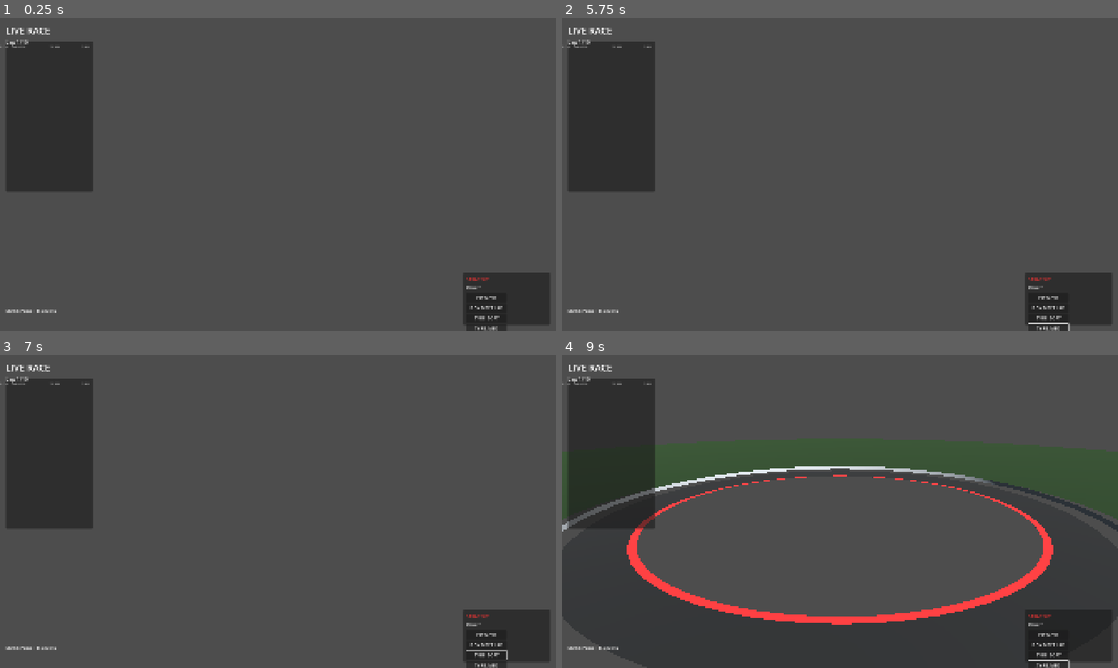
Above: before the commit, frames 1-4 (two rows, left to right).
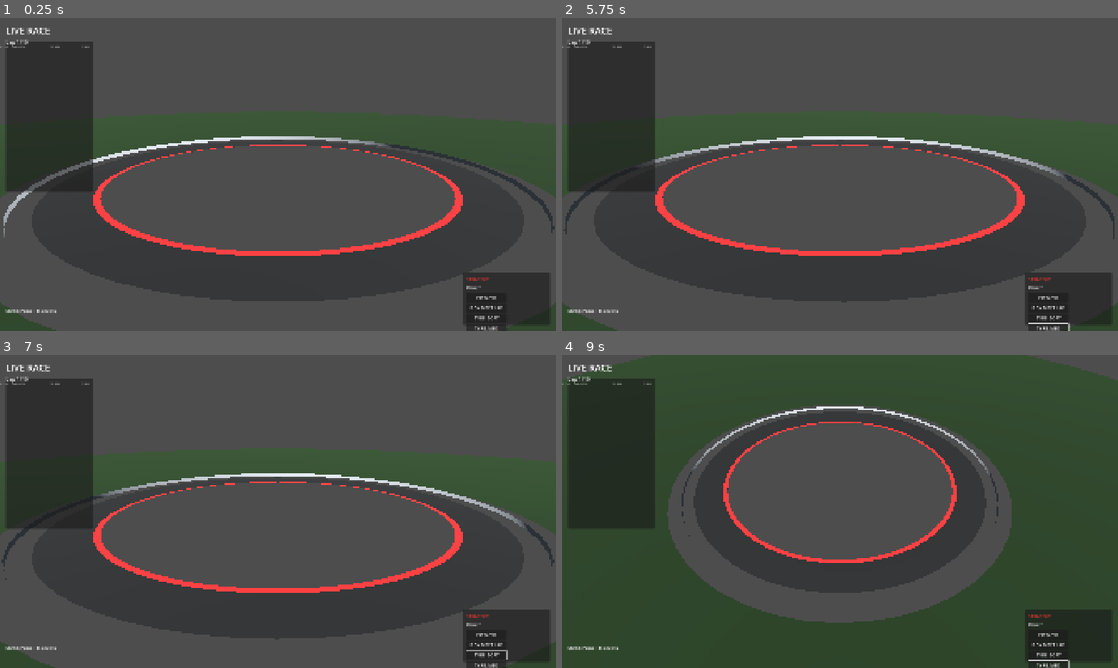
Above: after the commit, the same moments.

Repository: Jabbanee/pitwall-dynasty
Game: Godot game, scene res://scenes/race/race_broadcast.tscn
Same seed, same stepped clock (60 frames per second), same inputs: the game is played once before the commit and once after it. This scene is started directly instead of the project's main scene.
Inputs (mouse positions are in pixels of both pictures, inside the frame that each line leads up to):
- Up to frame 1 (0.25 s): no input
- Up to frame 2 (5.75 s): click "BOX NEXT LAP" at 0.5 s; click "BOX NEXT LAP" at 1.25 s; click "PIT NOW" at 2 s; click "TYRE: SOFT" at 2.75 s; click "TYRE: MED" at 3.5 s; move the mouse to (962, 158) at 4.27 s; hold Up (ui_up) 4.28-5.03 s; hold C (camera_next) 4.28-5.03 s; tap V (camera_previous) at 4.55, 5.1 s; move the mouse to (728, 190) at 5.02 s; hold Down (ui_down) from 5.03 s (still down); tap C (camera_next) at 5.3 s
- Up to frame 3 (7 s): move the mouse to (333, 442) at 5.77 s; release Down (ui_down) at 5.78 s; hold C (camera_next) 5.78-6.53 s; hold Up (ui_up) from 5.78 s (still down); tap V (camera_previous) at 6.05, 6.6 s; move the mouse to (250, 574) at 6.52 s; tap C (camera_next) at 6.8 s
- Up to frame 4 (9 s): move the mouse to (1006, 558) at 7.27 s; release Up (ui_up) at 7.28 s; hold C (camera_next) 7.28-8.03 s; hold Down (ui_down) from 7.28 s (still down); tap V (camera_previous) at 7.55, 8.1 s; tap Space (pause) at 7.9 s; move the mouse to (673, 464) at 8.02 s; tap C (camera_next) at 8.3 s; move the mouse to (867, 511) at 8.77 s; hold C (camera_next) from 8.78 s (still down)

The runs differ from the first frame. In frame 1, 4.6% of the frame differs, in the area x 0-100%, y 37-100%; in frame 2, 4.2%; in frame 3, 4.1%; in frame 4, 32%, in the area x 0-100%, y 0-100%.
Error before the commit: Invalid assignment of property or key 'tube_segments' with value of type 'int' on a base object of type 'TorusMesh'. (res://scripts/race/race_broadcast.gd:298)
Error after the commit: Invalid assignment of property or key 'tube_segments' with value of type 'int' on a base object of type 'TorusMesh'. (res://scripts/race/race_broadcast.gd:323)

Commit message:
feat(godot-camera): add broadcast cameras and TV Director

Diff:
--- /dev/null
+++ b/godot/scripts/race/broadcast_director.gd
@@ -0,0 +1,121 @@
+class_name BroadcastDirector
+extends Node
+
+# TV Director for Pitwall Dynasty
+# Local presentation logic - selects cameras based on race events
+# Does NOT affect race simulation
+
+var CameraSystem = preload("res://scripts/race/camera_system.gd")
+
+enum EventType {
+	START,
+	LIGHTS_OUT,
+	OVERTAKE_ATTEMPT,
+	BATTLE,
+	POSITION_CHANGE,
+	PIT_ENTRY,
+	PIT_STOP,
+	PIT_EXIT,
+	INCIDENT,
+	TEAM_ORDER,
+	DRIVER_REFUSAL,
+	FASTEST_LAP,
+	LEAD_CHANGE,
+	FINAL_LAP,
+	FINISH
+}
+
+enum Priority {
+	LOW,
+	NORMAL,
+	HIGH,
+	CRITICAL
+}
+
+signal event_occurred(event_type: int, priority: int)
+signal camera_suggested(camera_type: int)
+
+var _camera_system: Node3D = null
+var _event_queue: Array = []
+var _current_priority: int = Priority.NORMAL
+var _time_in_current_camera: float = 0.0
+var _min_hold_time: float = 3.0
+
+# Priority mapping for events
+var _event_priorities: Dictionary = {
+	EventType.START: Priority.CRITICAL,
+	EventType.LIGHTS_OUT: Priority.CRITICAL,
+	EventType.FINISH: Priority.CRITICAL,
+	EventType.INCIDENT: Priority.CRITICAL,
+	EventType.LEAD_CHANGE: Priority.HIGH,
+	EventType.OVERTAKE_ATTEMPT: Priority.HIGH,
+	EventType.BATTLE: Priority.HIGH,
+	EventType.FINAL_LAP: Priority.HIGH,
+	EventType.PIT_STOP: Priority.NORMAL,
+	EventType.PIT_ENTRY: Priority.NORMAL,
+	EventType.PIT_EXIT: Priority.NORMAL,
+	EventType.POSITION_CHANGE: Priority.NORMAL,
+	EventType.FASTEST_LAP: Priority.LOW,
+	EventType.TEAM_ORDER: Priority.LOW,
+	EventType.DRIVER_REFUSAL: Priority.LOW
+}
+
+# Camera suggestions for events
+var _event_cameras: Dictionary = {
+	EventType.START: CameraSystem.CameraType.START_FINISH,
+	EventType.LIGHTS_OUT: CameraSystem.CameraType.START_FINISH,
+	EventType.FINISH: CameraSystem.CameraType.START_FINISH,
+	EventType.INCIDENT: CameraSystem.CameraType.HELICOPTER,
+	EventType.LEAD_CHANGE: CameraSystem.CameraType.STRAIGHT_TELEPHOTO,
+	EventType.OVERTAKE_ATTEMPT: CameraSystem.CameraType.BRAKING_LONG_LENS,
+	EventType.BATTLE: CameraSystem.CameraType.BATTLE,
+	EventType.FINAL_LAP: CameraSystem.CameraType.HELICOPTER,
+	EventType.PIT_STOP: CameraSystem.CameraType.PIT_ENTRY,
+	EventType.PIT_ENTRY: CameraSystem.CameraType.PIT_ENTRY,
+	EventType.PIT_EXIT: CameraSystem.CameraType.PIT_EXIT,
+	EventType.POSITION_CHANGE: CameraSystem.CameraType.TRACKSIDE,
+	EventType.FASTEST_LAP: CameraSystem.CameraType.APEX_LOW,
+	EventType.TEAM_ORDER: CameraSystem.CameraType.ONBOARD,
+	EventType.DRIVER_REFUSAL: CameraSystem.CameraType.ONBOARD
+}
+
+func setup(camera_system: Node3D) -> void:
+	_camera_system = camera_system
+
+func process_event(event_type: int) -> void:
+	var priority: int = _event_priorities.get(event_type, Priority.NORMAL)
+
+	# Only process if priority is high enough
+	if priority >= _current_priority or priority == Priority.CRITICAL:
+		_event_queue.append({
+			"type": event_type,
+			"priority": priority,
+			"time": Time.get_ticks_msec()
+		})
+		event_occurred.emit(event_type, priority)
+
+		# Suggest camera for this event
+		var suggested_camera: int = _event_cameras.get(event_type, CameraSystem.CameraType.TRACKSIDE)
+		camera_suggested.emit(suggested_camera)
+
+		if _camera_system and priority == Priority.CRITICAL:
+			_camera_system.set_camera_type(suggested_camera)
+			_current_priority = priority
+
+func update(delta: float) -> void:
+	_time_in_current_camera += delta
+
+	# Process queued events
+	if _event_queue.size() > 0:
+		var event = _event_queue.pop_front()
+		# Event already processed in process_event
+
+	# Reset priority after hold time
+	if _time_in_current_camera > _min_hold_time and _current_priority != Priority.NORMAL:
+		_current_priority = Priority.NORMAL
+
+func set_min_hold_time(seconds: float) -> void:
+	_min_hold_time = seconds
+
+func clear_queue() -> void:
+	_event_queue.clear()
--- /dev/null
+++ b/godot/scripts/race/camera_system.gd
@@ -0,0 +1,233 @@
+class_name CameraSystem
+extends Node3D
+
+# Broadcast camera system for Pitwall Dynasty
+# Implements explicit camera archetypes for race broadcast
+
+enum CameraType {
+	TRACKSIDE,
+	BRAKING_LONG_LENS,
+	APEX_LOW,
+	CORNER_EXIT_PAN,
+	STRAIGHT_TELEPHOTO,
+	CREST,
+	PIT_ENTRY,
+	PIT_EXIT,
+	START_FINISH,
+	HELICOPTER,
+	ONBOARD,
+	BATTLE
+}
+
+# FOV values for each camera type
+const CAMERA_FOVS: Dictionary = {
+	CameraType.TRACKSIDE: 50.0,
+	CameraType.BRAKING_LONG_LENS: 30.0,
+	CameraType.APEX_LOW: 42.0,
+	CameraType.CORNER_EXIT_PAN: 40.0,
+	CameraType.STRAIGHT_TELEPHOTO: 28.0,
+	CameraType.CREST: 40.0,
+	CameraType.PIT_ENTRY: 46.0,
+	CameraType.PIT_EXIT: 46.0,
+	CameraType.START_FINISH: 42.0,
+	CameraType.HELICOPTER: 52.0,
+	CameraType.ONBOARD: 74.0,
+	CameraType.BATTLE: 46.0
+}
+
+# Hold times for each camera type (seconds)
+const CAMERA_HOLD_TIMES: Dictionary = {
+	CameraType.TRACKSIDE: 6.0,
+	CameraType.BRAKING_LONG_LENS: 4.0,
+	CameraType.APEX_LOW: 3.0,
+	CameraType.CORNER_EXIT_PAN: 4.0,
+	CameraType.STRAIGHT_TELEPHOTO: 5.0,
+	CameraType.CREST: 4.0,
+	CameraType.PIT_ENTRY: 3.0,
+	CameraType.PIT_EXIT: 3.0,
+	CameraType.START_FINISH: 5.0,
+	CameraType.HELICOPTER: 8.0,
+	CameraType.ONBOARD: 5.0,
+	CameraType.BATTLE: 6.0
+}
+
+signal camera_changed(new_type: CameraType)
+
+var current_type: int = CameraType.TRACKSIDE
+var _time: float = 0.0
+var _hold_timer: float = 0.0
+var _track_center: Vector3 = Vector3.ZERO
+var _track_radius: float = 50.0
+var _target_car: Node3D = null
+var _cars: Array = []
+
+func setup(track_center: Vector3, track_radius: float, cars: Array = []) -> void:
+	_track_center = track_center
+	_track_radius = track_radius
+	_cars = cars
+
+func set_camera_type(type: int) -> void:
+	if type == current_type:
+		return
+	current_type = type
+	_hold_timer = 0.0
+	camera_changed.emit(type)
+
+func next_camera() -> void:
+	var next_type = (current_type + 1) % CameraType.size()
+	set_camera_type(next_type)
+
+func previous_camera() -> void:
+	var prev_type = (current_type - 1 + CameraType.size()) % CameraType.size()
+	set_camera_type(prev_type)
+
+func set_target_car(car: Node3D) -> void:
+	_target_car = car
+
+func _process(delta: float) -> void:
+	_time += delta
+	_hold_timer += delta
+	_update_camera_position()
+
+func _update_camera_position() -> void:
+	var camera := _find_camera()
+	if not camera:
+		return
+
+	match current_type:
+		CameraType.TRACKSIDE:
+			_update_trackside(camera)
+		CameraType.HELICOPTER:
+			_update_helicopter(camera)
+		CameraType.ONBOARD:
+			_update_onboard(camera)
+		CameraType.BRAKING_LONG_LENS:
+			_update_braking_long_lens(camera)
+		CameraType.APEX_LOW:
+			_update_apex_low(camera)
+		CameraType.STRAIGHT_TELEPHOTO:
+			_update_straight_telephoto(camera)
+		CameraType.CORNER_EXIT_PAN:
+			_update_corner_exit_pan(camera)
+		CameraType.BATTLE:
+			_update_battle(camera)
+		_:
+			_update_trackside(camera)
+
+func _find_camera() -> Camera3D:
+	var root := get_tree().root
+	return _find_camera_recursive(root)
+
+func _find_camera_recursive(node: Node) -> Camera3D:
+	if node is Camera3D and node.current:
+		return node
+	for child in node.get_children():
+		var result := _find_camera_recursive(child)
+		if result:
+			return result
+	return null
+
+func _update_trackside(camera: Camera3D) -> void:
+	var angle: float = _time * 0.15
+	var height: float = 25.0
+	var distance: float = _track_radius + 40.0
+
+	camera.position = Vector3(
+		sin(angle) * distance,
+		height,
+		cos(angle) * distance
+	)
+	camera.look_at(_track_center, Vector3.UP)
+
+func _update_helicopter(camera: Camera3D) -> void:
+	var angle: float = _time * 0.08
+	var height: float = 80.0
+	var distance: float = _track_radius + 60.0
+
+	camera.position = Vector3(
+		sin(angle) * distance,
+		height,
+		cos(angle) * distance
+	)
+	camera.look_at(_track_center + Vector3(0, -20, 0), Vector3.UP)
+
+func _update_onboard(camera: Camera3D) -> void:
+	if _target_car:
+		camera.position = _target_car.position + Vector3(0, 3, -5)
+		camera.look_at(_target_car.position + Vector3(0, 1, 20), Vector3.UP)
+	else:
+		_update_trackside(camera)
+
+func _update_braking_long_lens(camera: Camera3D) -> void:
+	if _target_car:
+		var car_pos := _target_car.position
+		var offset := Vector3(0, 3, 15)
+		camera.position = car_pos + offset
+		camera.look_at(car_pos, Vector3.UP)
+	else:
+		_update_trackside(camera)
+
+func _update_apex_low(camera: Camera3D) -> void:
+	var angle: float = _time * 0.1
+	var height: float = 2.0
+	var distance: float = _track_radius - 10.0
+
+	camera.position = Vector3(
+		sin(angle) * distance,
+		height,
+		cos(angle) * distance
+	)
+	camera.look_at(_track_center + Vector3(0, 5, 0), Vector3.UP)
+
+func _update_straight_telephoto(camera: Camera3D) -> void:
+	var angle: float = _time * 0.05
+	var height: float = 8.0
+	var distance: float = _track_radius + 80.0
+
+	camera.position = Vector3(
+		sin(angle) * distance,
+		height,
+		cos(angle) * distance
+	)
+	camera.look_at(_track_center, Vector3.UP)
+
+func _update_corner_exit_pan(camera: Camera3D) -> void:
+	var angle: float = _time * 0.12
+	var height: float = 5.0
+	var distance: float = _track_radius + 20.0
+
+	camera.position = Vector3(
+		sin(angle) * distance,
+		height,
+		cos(angle) * distance
+	)
+
+	# Look slightly ahead on track
+	var look_ahead := Vector3(
+		sin(angle + 0.3) * _track_radius,
+		0,
+		cos(angle + 0.3) * _track_radius
+	)
+	camera.look_at(look_ahead, Vector3.UP)
+
+func _update_battle(camera: Camera3D) -> void:
+	if _cars.size() >= 2:
+		# Find two closest cars
+		var car1: Node3D = _cars[0].visual if _cars[0].has("visual") else _cars[0]
+		var car2: Node3D = _cars[1].visual if _cars[1].has("visual") else _cars[1]
+
+		var mid_point := (car1.position + car2.position) / 2.0
+		var offset := Vector3(0, 5, 15)
+		camera.position = mid_point + offset
+		camera.look_at(mid_point, Vector3.UP)
+	else:
+		_update_trackside(camera)
+
+func get_current_fov() -> float:
+	return CAMERA_FOVS.get(current_type, 50.0)
+
+func get_hold_time() -> float:
+	return CAMERA_HOLD_TIMES.get(current_type, 5.0)
+
+func should_switch() -> bool:
+	return _hold_timer >= get_hold_time()
--- a/godot/scripts/race/race_broadcast.gd
+++ b/godot/scripts/race/race_broadcast.gd
@@ -1,4 +1,7 @@
 extends Node3D
+
+var CameraSystem = preload("res://scripts/race/camera_system.gd")
+var BroadcastDirector = preload("res://scripts/race/broadcast_director.gd")
 
 @onready var circuit_root: Node3D = $CircuitRoot
 @onready var cars_root: Node3D = $CarsRoot
@@ -11,11 +14,14 @@
 var _is_race_active: bool = false
 var _presentation_time: float = 0.0
 var _track_radius: float = 50.0
-var _camera_system: Node3D = null
+var _camera_system = null
+var _director = null
 
 func _ready() -> void:
 	print("RaceBroadcast: Initializing")
 	_setup_track()
+	_setup_camera_system()
+	_setup_director()
 	_setup_default_race()
 	_spawn_cars()
 	print("RaceBroadcast: Ready with %d cars" % _cars.size())
@@ -188,6 +194,21 @@
 	mesh.mesh = surface_tool.commit()
 	mesh.name = "Grass"
 	return mesh
+
+func _setup_camera_system() -> void:
+	_camera_system = CameraSystem.new()
+	add_child(_camera_system)
+	_camera_system.setup(Vector3.ZERO, _track_radius, _cars)
+
+func _setup_director() -> void:
+	_director = BroadcastDirector.new()
+	add_child(_director)
+	_director.setup(_camera_system)
+	_director.camera_suggested.connect(_on_camera_suggested)
+
+func _on_camera_suggested(camera_type: int) -> void:
+	if _camera_system:
+		_camera_system.set_camera_type(camera_type)
 
 func _setup_default_race() -> void:
 	_race_data = {
@@ -239,6 +260,10 @@
 		_car_visuals[car_data.id] = car_visual
 		cars_root.add_child(car_visual)
 
+	# Update camera system with cars
+	if _camera_system:
+		_camera_system._cars = _cars
+
 func _create_car_visual(car_data: Dictionary) -> Node3D:
 	var container := Node3D.new()
 	container.name = car_data.id
@@ -306,7 +331,7 @@
 	container.add_child(halo)
 
 	# Wheels
-	_create_wheels(container, color)
+	_create_wheels(container)
 
 	# Position the car
 	var angle: float = car_data.angle
@@ -316,7 +341,7 @@
 
 	return container
 
-func _create_wheels(parent: Node3D, _color: Color) -> void:
+func _create_wheels(parent: Node3D) -> void:
 	var wheel_positions := [
 		Vector3(-0.7, 0.15, 1.2),
 		Vector3(0.7, 0.15, 1.2),
@@ -346,7 +371,8 @@
 		return
 	_presentation_time += delta
 	_update_car_positions(delta)
-	_update_camera(delta)
+	_camera_system._process(delta)
+	_director.update(delta)
 
 func _update_car_positions(delta: float) -> void:
 	for car_entry in _cars:
@@ -370,37 +396,9 @@
 		visual.position = new_pos
 		visual.rotation.y = angle + PI / 2.0
 
-func _update_camera(delta: float) -> void:
-	# Find camera in scene
-	var camera := _find_camera()
-	if not camera:
-		return
-
-	_presentation_time += delta * 0.15
-	var cam_angle: float = _presentation_time * 0.2
-	camera.position = Vector3(
-		sin(cam_angle) * 80.0,
-		25.0,
-		cos(cam_angle) * 80.0
-	)
-	camera.look_at(Vector3(0, 0, 0), Vector3(0, 1, 0))
-
-func _find_camera() -> Camera3D:
-	# Look for camera in scene tree
-	var root := get_tree().root
-	return _find_camera_recursive(root)
-
-func _find_camera_recursive(node: Node) -> Camera3D:
-	if node is Camera3D and node.current:
-		return node
-	for child in node.get_children():
-		var result := _find_camera_recursive(child)
-		if result:
-			return result
-	return null
-
 func start_race() -> void:
 	_is_race_active = true
+	_director.process_event(BroadcastDirector.EventType.START)
 	print("Race started")
 
 func pause_race() -> void:
@@ -409,6 +407,7 @@
 
 func stop_race() -> void:
 	_is_race_active = false
+	_director.process_event(BroadcastDirector.EventType.FINISH)
 	print("Race stopped")
 
 func _input(event: InputEvent) -> void:
@@ -419,3 +418,7 @@
 			pause_race()
 		else:
 			start_race()
+	elif event.is_action_pressed("camera_next"):
+		_camera_system.next_camera()
+	elif event.is_action_pressed("camera_previous"):
+		_camera_system.previous_camera()
